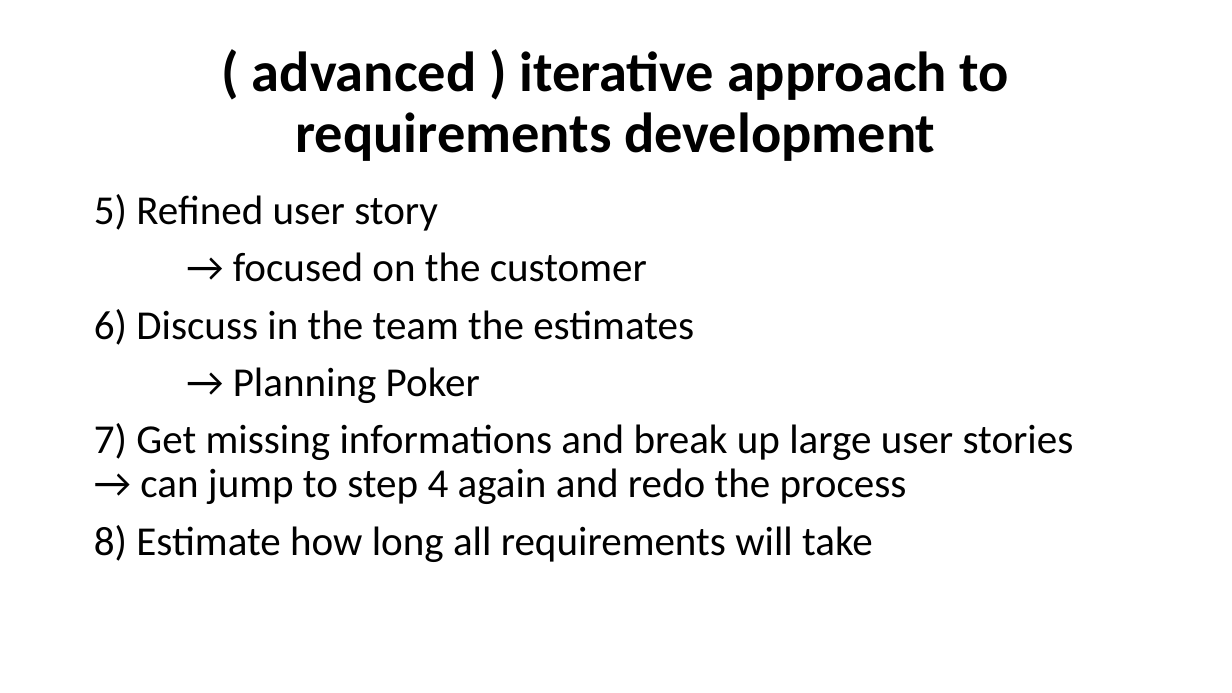
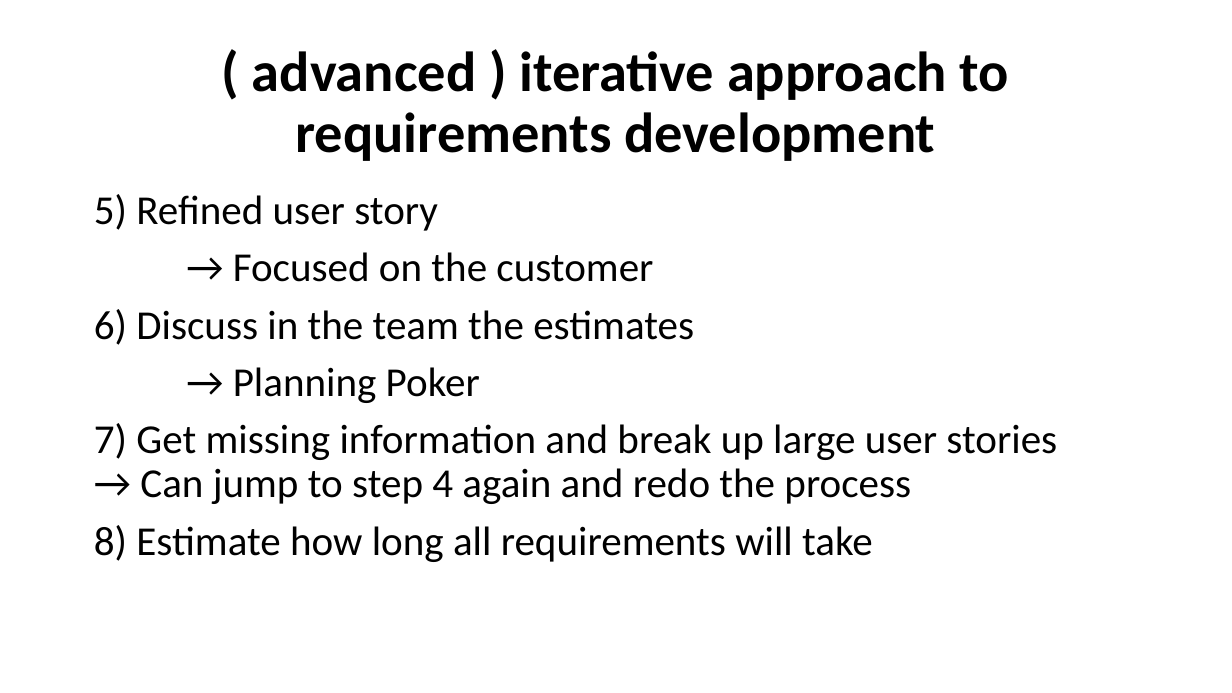
Before and after one commit to cschmitz96/Diverses, a slide deck: slide 22 of User story estimate.pptx (slide 8 before the commit). Drawn at 1232x693 pixels with LibreOffice and Linux fonts; fonts in the diff are those of the drawing. Boxes give left, top, right and bottom in pixels: in the first picture for what was removed or moved away, otherwise in the second. Text is boxed around its words. In the diff, an @@ line names an element or a change of style, - is before the commit and + after.

```diff
--- a/User story estimate.pptx
+++ b/User story estimate.pptx
@@ text at box(233, 252, 653, 282): text changed @@
-→ focused on the customer
+→ Focused on the customer
@@ text at box(94, 423, 1057, 504): text changed @@
-7) Get missing informations and break up large user stories → can jump to step 4 again and redo the process
+7) Get missing information and break up large user stories → Can jump to step 4 again and redo the process
```
Also in this commit, not shown: 6 other slides changed, 14 slides added, 1 slide removed, 24 other files.
